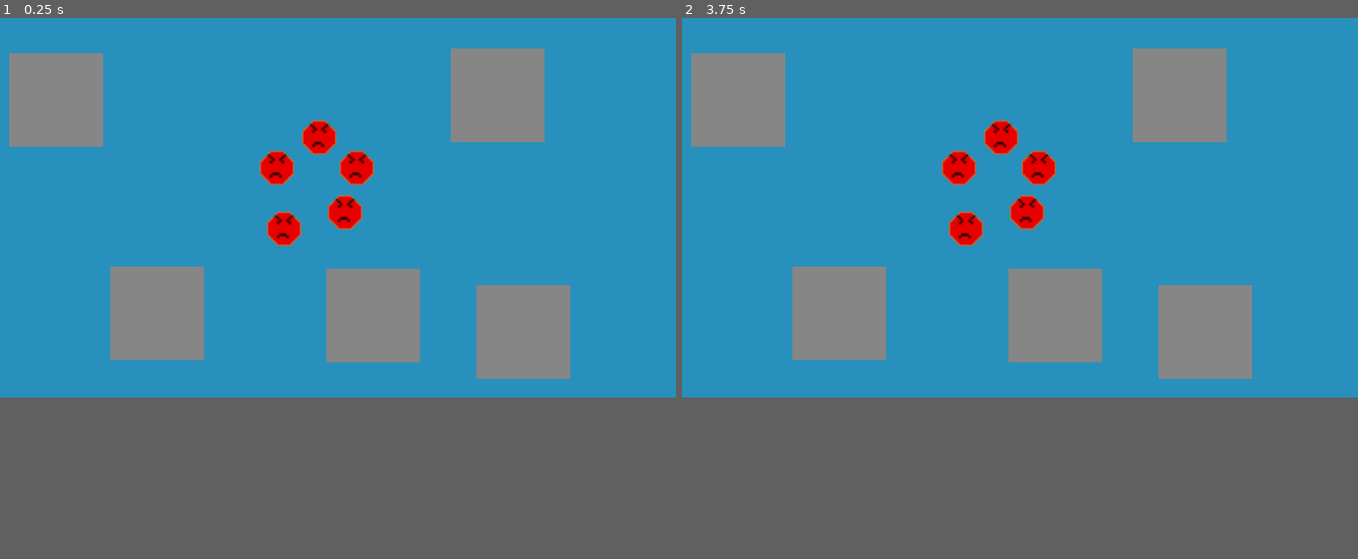
Above: before the commit, frames 1-2 (left to right).
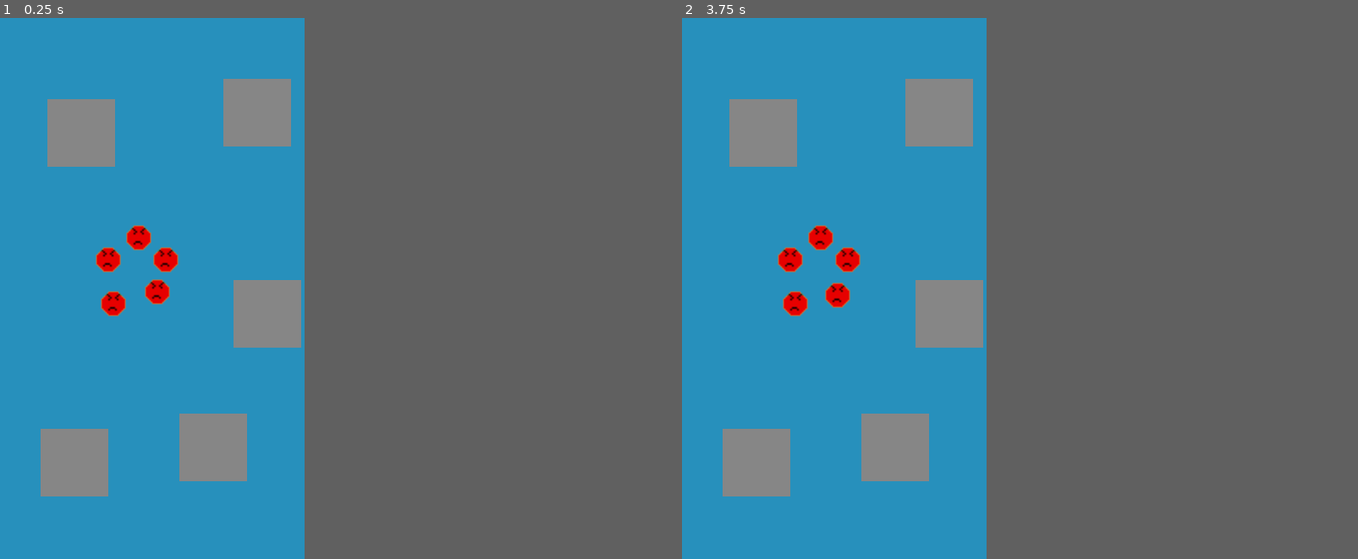
Above: after the commit, the same moments.

Repository: cjwadswo/SpreadIt
Game: Godot game, scene res://Minigames/Spread_Out/Spread_Out_Minigame.tscn
Two runs of this game, one before a commit and one after it. Both use one fixed random seed, a clock stepped at 60 frames per second and the inputs below.
Inputs (mouse positions are in pixels of both pictures, inside the frame that each line leads up to):
- Up to frame 1 (0.25 s): no input
- Up to frame 2 (3.75 s): tap Enter at 0.5, 2, 3.5 s; move the mouse to (959, 169) at 0.52 s; click (959, 169) at 0.6 s; tap Space at 1.25, 2.75 s; move the mouse to (999, 137) at 1.27 s; click (999, 137) at 1.35 s; move the mouse to (1040, 169) at 2.02 s; click (1040, 169) at 2.1 s; move the mouse to (965, 228) at 2.77 s; click (965, 228) at 2.85 s; move the mouse to (1026, 212) at 3.52 s; click (1026, 212) at 3.6 s
In our replay, the window is 799x449 before the commit and 360x640 after it. These sizes can differ from the game's own. Grey fills any space a smaller window leaves; there, only what the larger window draws over its background counts as a difference.

The runs differ from the first frame. In frame 1, 19% of the frame differs, in the area x 1-85%, y 5-89%; in frame 2, 19%.

Commit message:
Create a win splash screen

Diff:
--- a/Minigames/Spread_Out/Spread_Out_Minigame.gd
+++ b/Minigames/Spread_Out/Spread_Out_Minigame.gd
@@ -2,6 +2,7 @@
 var draggable_nodes
 var draggable_count : int
 var has_won : bool = false
+var has_won_text : Label
 # Called when the node enters the scene tree for the first time.
 func _ready():
 
@@ -11,6 +12,7 @@
 
 	draggable_nodes = get_tree().get_nodes_in_group("dragable")
 	draggable_count = draggable_nodes.size()
+	has_won_text = get_node("WonText")
 
 
 # Called every frame. 'delta' is the elapsed time since the previous frame.
@@ -24,3 +26,4 @@
 			count += 1
 	if count == draggable_count:
 		has_won = true
+		has_won_text.visible = true
--- a/Minigames/Spread_Out/Spread_Out_Minigame.tscn
+++ b/Minigames/Spread_Out/Spread_Out_Minigame.tscn
@@ -1,29 +1,88 @@
-[gd_scene load_steps=4 format=3 uid="uid://wmd12yahcqgr"]
+[gd_scene load_steps=6 format=3 uid="uid://wmd12yahcqgr"]
 
 [ext_resource type="Script" path="res://Minigames/Spread_Out/Spread_Out_Minigame.gd" id="1_6365x"]
 [ext_resource type="PackedScene" uid="uid://dwep8htre4rqk" path="res://Minigames/Spread_Out/drop_area.tscn" id="1_m67v6"]
 [ext_resource type="PackedScene" uid="uid://s4htdwj0gw8w" path="res://Minigames/Spread_Out/dragable2.tscn" id="2_xbvk2"]
 
+[sub_resource type="FontFile" id="FontFile_mtw10"]
+cache/0/16/0/ascent = 0.0
+cache/0/16/0/descent = 0.0
+cache/0/16/0/underline_position = 0.0
+cache/0/16/0/underline_thickness = 0.0
+cache/0/16/0/scale = 1.0
+cache/0/16/0/kerning_overrides/16/0 = Vector2(0, 0)
+cache/0/16/0/kerning_overrides/15/0 = Vector2(0, 0)
+cache/0/16/0/kerning_overrides/14/0 = Vector2(0, 0)
+cache/0/16/0/kerning_overrides/13/0 = Vector2(0, 0)
+cache/0/16/0/kerning_overrides/12/0 = Vector2(0, 0)
+cache/0/15/0/ascent = 0.0
+cache/0/15/0/descent = 0.0
+cache/0/15/0/underline_position = 0.0
+cache/0/15/0/underline_thickness = 0.0
+cache/0/15/0/scale = 1.0
+cache/0/15/0/kerning_overrides/16/0 = Vector2(0, 0)
+cache/0/15/0/kerning_overrides/15/0 = Vector2(0, 0)
+cache/0/15/0/kerning_overrides/14/0 = Vector2(0, 0)
+cache/0/15/0/kerning_overrides/13/0 = Vector2(0, 0)
+cache/0/15/0/kerning_overrides/12/0 = Vector2(0, 0)
+cache/0/14/0/ascent = 0.0
+cache/0/14/0/descent = 0.0
+cache/0/14/0/underline_position = 0.0
+cache/0/14/0/underline_thickness = 0.0
+cache/0/14/0/scale = 1.0
+cache/0/14/0/kerning_overrides/16/0 = Vector2(0, 0)
+cache/0/14/0/kerning_overrides/15/0 = Vector2(0, 0)
+cache/0/14/0/kerning_overrides/14/0 = Vector2(0, 0)
+cache/0/14/0/kerning_overrides/13/0 = Vector2(0, 0)
+cache/0/14/0/kerning_overrides/12/0 = Vector2(0, 0)
+cache/0/13/0/ascent = 0.0
+cache/0/13/0/descent = 0.0
+cache/0/13/0/underline_position = 0.0
+cache/0/13/0/underline_thickness = 0.0
+cache/0/13/0/scale = 1.0
+cache/0/13/0/kerning_overrides/16/0 = Vector2(0, 0)
+cache/0/13/0/kerning_overrides/15/0 = Vector2(0, 0)
+cache/0/13/0/kerning_overrides/14/0 = Vector2(0, 0)
+cache/0/13/0/kerning_overrides/13/0 = Vector2(0, 0)
+cache/0/13/0/kerning_overrides/12/0 = Vector2(0, 0)
+cache/0/12/0/ascent = 0.0
+cache/0/12/0/descent = 0.0
+cache/0/12/0/underline_position = 0.0
+cache/0/12/0/underline_thickness = 0.0
+cache/0/12/0/scale = 1.0
+cache/0/12/0/kerning_overrides/16/0 = Vector2(0, 0)
+cache/0/12/0/kerning_overrides/15/0 = Vector2(0, 0)
+cache/0/12/0/kerning_overrides/14/0 = Vector2(0, 0)
+cache/0/12/0/kerning_overrides/13/0 = Vector2(0, 0)
+cache/0/12/0/kerning_overrides/12/0 = Vector2(0, 0)
+
+[sub_resource type="LabelSettings" id="LabelSettings_3lbbm"]
+line_spacing = 1.0
+font = SubResource("FontFile_mtw10")
+font_size = 12
+outline_size = 4
+outline_color = Color(0.00392157, 0.00392157, 0.00392157, 1)
+
 [node name="Spread_Out_Minigame" type="Node2D"]
 script = ExtResource("1_6365x")
 
 [node name="Camera2D" type="Camera2D" parent="."]
-zoom = Vector2(4, 4)
+zoom = Vector2(2, 2)
 
 [node name="Area2D" parent="." instance=ExtResource("1_m67v6")]
-position = Vector2(61, 33)
+position = Vector2(50, -5)
 
 [node name="Area2D2" parent="." instance=ExtResource("1_m67v6")]
-position = Vector2(50, -68)
+position = Vector2(44, -124)
 
 [node name="Area2D5" parent="." instance=ExtResource("1_m67v6")]
-position = Vector2(-3, 26)
+position = Vector2(18, 74)
 
 [node name="Area2D3" parent="." instance=ExtResource("1_m67v6")]
-position = Vector2(-138, -66)
+position = Vector2(-60, -112)
 
 [node name="Area2D4" parent="." instance=ExtResource("1_m67v6")]
-position = Vector2(-95, 25)
+position = Vector2(-64, 83)
 
 [node name="Object" parent="." instance=ExtResource("2_xbvk2")]
 position = Vector2(-26, -17)
@@ -40,5 +99,15 @@
 [node name="Object5" parent="." instance=ExtResource("2_xbvk2")]
 position = Vector2(3, 2)
 
+[node name="WonText" type="Label" parent="."]
+visible = false
+offset_left = -86.0
+offset_top = -69.0
+offset_right = -21.0
+offset_bottom = -43.0
+scale = Vector2(3.28, 3.08)
+text = "You won!"
+label_settings = SubResource("LabelSettings_3lbbm")
+
 [connection signal="area_entered" from="Area2D3" to="Area2D" method="_on_area_2d_3_area_entered"]
 [connection signal="child_entered_tree" from="Area2D3" to="Area2D" method="_on_area_2d_3_child_entered_tree"]
--- a/project.godot
+++ b/project.godot
@@ -14,6 +14,12 @@
 run/main_scene="res://Minigames/Spread_Out/Spread_Out_Minigame.tscn"
 config/features=PackedStringArray("4.1", "Forward Plus")
 
+[display]
+
+window/size/viewport_width=360
+window/size/viewport_height=640
+window/stretch/mode="viewport"
+
 [input]
 
 Click={
